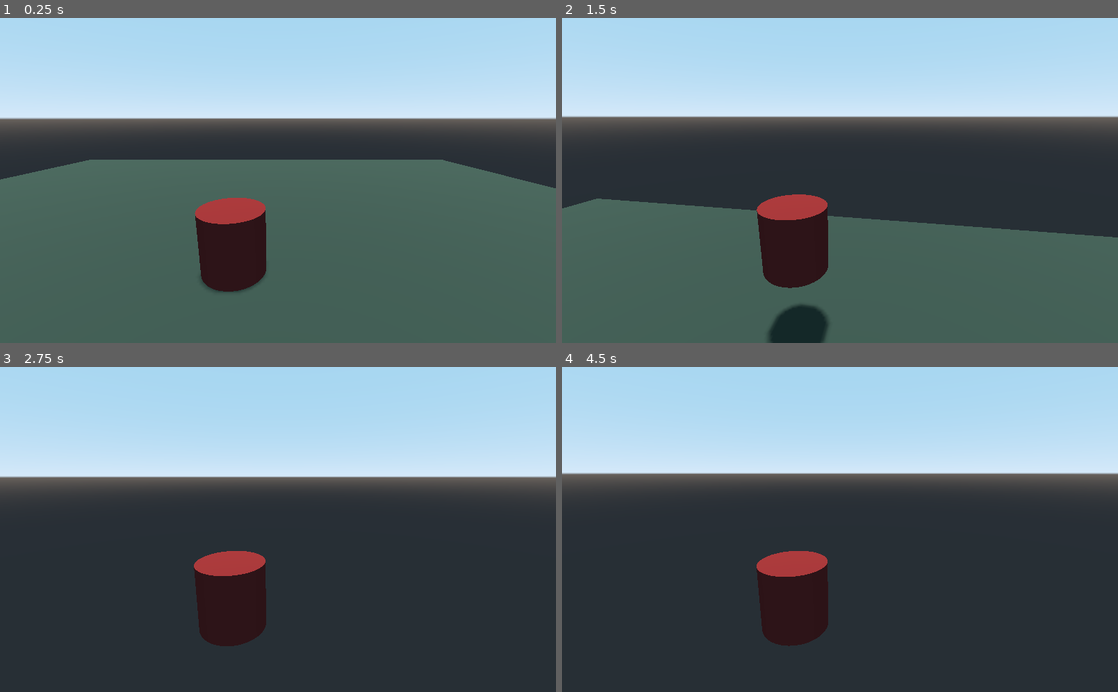
Above: before the commit, frames 1-4 (two rows, left to right).
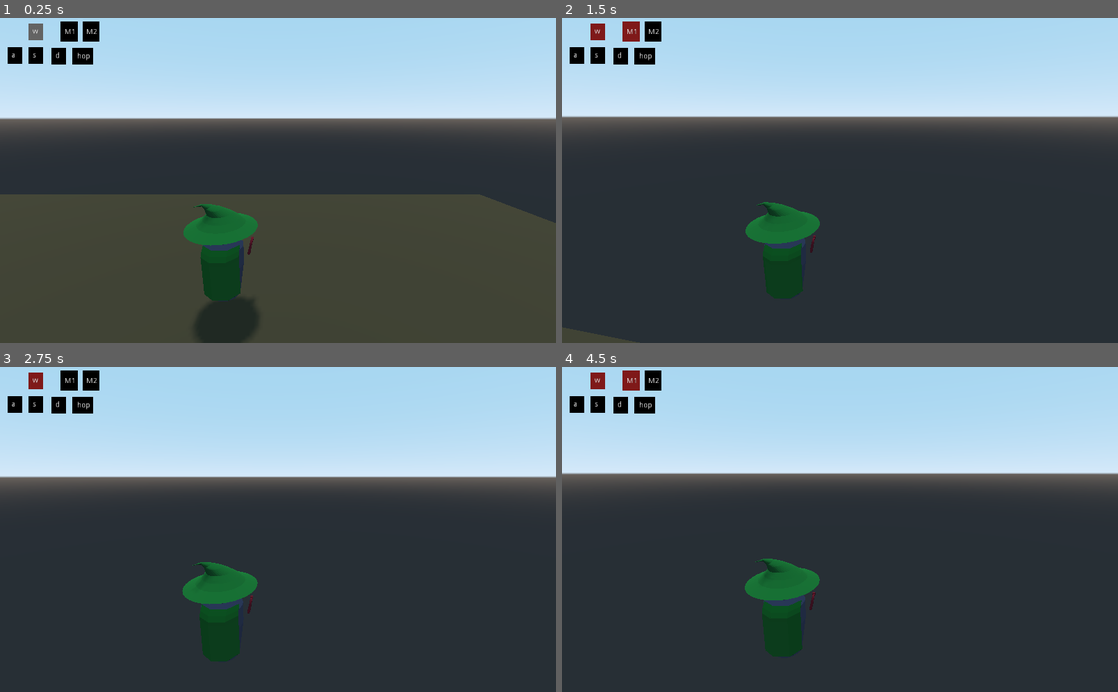
Above: after the commit, the same moments.

Repository: Valkuma/3DMagic
Game: Godot game, scene res://Scenes/default.tscn
Two runs of this game, one before a commit and one after it. Both use one fixed random seed, a clock stepped at 60 frames per second and the inputs below.
Inputs (mouse positions are in pixels of both pictures, inside the frame that each line leads up to):
- Up to frame 1 (0.25 s): no input
- Up to frame 2 (1.5 s): tap Enter at 0.5 s; move the mouse to (867, 180) at 0.52 s; hold W (move_forward) from 0.53 s (still down); tap Space (jump) at 0.6, 0.77, 1.07, 1.35 s; click (867, 180) at 0.67 s; move the mouse to (812, 180) at 1.27 s; click (812, 180) at 1.42 s
- Up to frame 3 (2.75 s): keep holding W (move_forward); tap Space (jump) at 1.52, 1.82, 2.1 s; move the mouse to (289, 523) at 2.02 s; click (289, 523) at 2.17 s
- Up to frame 4 (4.5 s): keep holding W (move_forward); move the mouse to (834, 536) at 2.77 s; tap Space (jump) at 2.85, 3.02, 3.32, 3.6, 3.77, 4.07, 4.35 s; click (834, 536) at 2.92 s; move the mouse to (878, 532) at 3.52 s; click (878, 532) at 3.67 s; move the mouse to (795, 526) at 4.27 s; click (795, 526) at 4.42 s

The runs differ from the first frame. In frame 1, 56% of the frame differs, in the area x 0-100%, y 1-100%; in frame 2, 39%; in frame 3, 4.9%; in frame 4, 4.8%.

Commit message:
model work done

Diff:
--- a/Player/Player.gd
+++ b/Player/Player.gd
@@ -8,18 +8,28 @@
 var target_velocity = Vector3.ZERO # A vector that stores the desired velocity of the player based on input
 var acceleration = 4 #how fast to gain units/second
 var jump_count = 0 #tracks current jumps
-var max_jumps = 1 #max number of jumps
+var max_jumps = 2 #max number of jumps
 var air_jump_scale = 0.8 # strength of second+ jumps
 var sensitivity = 0.2 #camera move sensitivity
 var min_pitch = -25 #camera pitch max (up)
 var max_pitch = 25 #camera pitch min (down)
 var pitch = 15 #default cam pitch
 
+#OSD INPUTS
+onready var osd_boxes = {
+	KEY_W: $w,
+	KEY_S: $s,
+	KEY_A: $a,
+	KEY_D: $d,
+	KEY_SPACE: $jumpu,
+	BUTTON_LEFT: $m1,
+	BUTTON_RIGHT: $m2,
+}
+
 onready var camera = $Camera # A reference to the Camera node child of Player
 onready var animation_player = $AnimationPlayer # A reference to the AnimationPlayer node child of Player
 onready var animation_tree = $AnimationTree
 onready var state_machine = $AnimationTree.get("parameters/playback")
-
 
 func _ready():
 	state_machine.start("")
@@ -35,6 +45,19 @@
 		pitch += motion.y * sensitivity
 		pitch = clamp(pitch, min_pitch, max_pitch)
 		camera.rotation.x = deg2rad(-pitch)
+	#OSD INPUT
+	if event is InputEventKey:
+		var key = event.scancode
+		if key in osd_boxes:
+			var box = osd_boxes[key]
+
+			box.color = (Color(.5, .1, .1) if event.pressed else Color(0, 0, 0))
+	if event is InputEventMouseButton:
+		var key = event.button_index
+		if key in osd_boxes:
+			var box = osd_boxes[key]
+
+			box.color = (Color(.5, .1, .1) if event.pressed else Color(0, 0, 0))
 pass
 
 
@@ -55,12 +78,11 @@
 	target_velocity = speed * direction
 	velocity = velocity.linear_interpolate(target_velocity, delta * acceleration)
 
-	if not is_on_floor():
-		velocity.y += gravity * delta
+	#if not is_on_floor():
+	velocity.y += gravity * delta
 	velocity = move_and_slide(velocity, Vector3.UP)
 
 #JUMPING LOGIC
-# We check if we are on floor using KinematicBody's built-in method.
 	if is_on_floor():
 		jump_count = 0
 		if Input.is_action_just_pressed("jump"):
@@ -70,11 +92,13 @@
 			jump_count += 1
 			velocity.y += air_jump_scale * jump_force
 
+
+	#ANIMATIONS
 	if direction.length() == 0:
 		state_machine.travel("Idle")
-		#animation_tree["parameters/state/current"] = 1
+	elif not is_on_floor():
+		state_machine.travel("Idle")
 	else:
 		state_machine.travel("Walk")
 		#$AnimationPlayer.playback_speed = direction.length() * speed * 20
-		#animation_tree["parameters/state/current"] = 0
 	pass
--- a/Player/Player.tscn
+++ b/Player/Player.tscn
@@ -1,6 +1,7 @@
-[gd_scene load_steps=18 format=2]
+[gd_scene load_steps=17 format=2]
 
 [ext_resource path="res://Player/Player.gd" type="Script" id=1]
+[ext_resource path="res://Player/WizardScene.tscn" type="PackedScene" id=2]
 
 [sub_resource type="Animation" id=2]
 resource_name = "Idle"
@@ -12,7 +13,7 @@
 length = 0.5
 loop = true
 tracks/0/type = "value"
-tracks/0/path = NodePath("Mesh:translation")
+tracks/0/path = NodePath("wizard:translation")
 tracks/0/interp = 1
 tracks/0/loop_wrap = true
 tracks/0/imported = false
@@ -21,7 +22,7 @@
 "times": PoolRealArray( 0, 0.2, 0.5 ),
 "transitions": PoolRealArray( 1, 1, 1 ),
 "update": 0,
-"values": [ Vector3( 0, 0, 0 ), Vector3( 0, 0.2, 0 ), Vector3( 0, 0, 0 ) ]
+"values": [ Vector3( 0, 1, 0 ), Vector3( 0, 1.2, 0 ), Vector3( 0, 1, 0 ) ]
 }
 
 [sub_resource type="AnimationNodeBlendSpace2D" id=13]
@@ -65,13 +66,8 @@
 
 [sub_resource type="AnimationNodeStateMachinePlayback" id=12]
 
-[sub_resource type="SpatialMaterial" id=23]
-albedo_color = Color( 0.356863, 0.0509804, 0.0509804, 1 )
-
-[sub_resource type="CylinderMesh" id=24]
-material = SubResource( 23 )
-
 [sub_resource type="CylinderShape" id=25]
+height = 2.1
 
 [node name="PlayerScene" type="Spatial"]
 
@@ -80,7 +76,7 @@
 script = ExtResource( 1 )
 
 [node name="Camera" type="Camera" parent="Player"]
-transform = Transform( -1, -2.26267e-08, 8.44439e-08, 0, 0.965926, 0.258819, -8.74228e-08, 0.258819, -0.965926, -1.36057, 3.55118, -6.31459 )
+transform = Transform( -1, -2.26267e-08, 8.44439e-08, 0, 0.965926, 0.258819, -8.74228e-08, 0.258819, -0.965926, -1.36057, 3.44647, -5.14215 )
 
 [node name="AnimationPlayer" type="AnimationPlayer" parent="Player"]
 anims/Idle = SubResource( 2 )
@@ -94,8 +90,107 @@
 parameters/BlendSpace2D/blend_position = Vector2( 0, 0 )
 parameters/Walk/TimeScale/scale = 1.0
 
-[node name="Mesh" type="MeshInstance" parent="Player"]
-mesh = SubResource( 24 )
+[node name="Collision" type="CollisionShape" parent="Player"]
+transform = Transform( 0.5, 0, 0, 0, 1, 0, 0, 0, 0.5, 0, 0.1, 0 )
+shape = SubResource( 25 )
 
-[node name="Collision" type="CollisionShape" parent="Player"]
-shape = SubResource( 25 )
+[node name="wizard" parent="Player" instance=ExtResource( 2 )]
+transform = Transform( -2.18557e-08, 0, 0.5, 0, 0.5, 0, -0.5, 0, -2.18557e-08, 0, 1, 0 )
+
+[node name="w" type="ColorRect" parent="Player"]
+margin_left = 53.0
+margin_top = 10.0
+margin_right = 80.0
+margin_bottom = 41.0
+color = Color( 0.392157, 0.392157, 0.392157, 1 )
+
+[node name="RichTextLabel" type="RichTextLabel" parent="Player/w"]
+margin_left = 7.0
+margin_top = 8.0
+margin_right = 87.0
+margin_bottom = 73.0
+text = "w"
+
+[node name="s" type="ColorRect" parent="Player"]
+margin_left = 53.0
+margin_top = 54.0
+margin_right = 80.0
+margin_bottom = 85.0
+color = Color( 0, 0, 0, 1 )
+
+[node name="RichTextLabel" type="RichTextLabel" parent="Player/s"]
+margin_left = 7.0
+margin_top = 8.0
+margin_right = 87.0
+margin_bottom = 73.0
+text = "s"
+
+[node name="a" type="ColorRect" parent="Player"]
+margin_left = 14.0
+margin_top = 54.0
+margin_right = 41.0
+margin_bottom = 85.0
+color = Color( 0, 0, 0, 1 )
+
+[node name="RichTextLabel" type="RichTextLabel" parent="Player/a"]
+margin_left = 7.0
+margin_top = 8.0
+margin_right = 87.0
+margin_bottom = 73.0
+text = "a"
+
+[node name="d" type="ColorRect" parent="Player"]
+margin_left = 95.0
+margin_top = 55.0
+margin_right = 122.0
+margin_bottom = 86.0
+color = Color( 0, 0, 0, 1 )
+
+[node name="RichTextLabel" type="RichTextLabel" parent="Player/d"]
+margin_left = 7.0
+margin_top = 8.0
+margin_right = 87.0
+margin_bottom = 73.0
+text = "d"
+
+[node name="jumpu" type="ColorRect" parent="Player"]
+margin_left = 133.0
+margin_top = 55.0
+margin_right = 172.0
+margin_bottom = 86.0
+color = Color( 0, 0, 0, 1 )
+
+[node name="RichTextLabel" type="RichTextLabel" parent="Player/jumpu"]
+margin_left = 9.0
+margin_top = 9.0
+margin_right = 53.0
+margin_bottom = 74.0
+text = "hop"
+
+[node name="m1" type="ColorRect" parent="Player"]
+margin_left = 112.0
+margin_top = 6.0
+margin_right = 143.0
+margin_bottom = 44.0
+color = Color( 0, 0, 0, 1 )
+
+[node name="RichTextLabel" type="RichTextLabel" parent="Player/m1"]
+margin_left = 7.0
+margin_top = 13.0
+margin_right = 29.0
+margin_bottom = 35.0
+text = "M1"
+
+[node name="m2" type="ColorRect" parent="Player"]
+margin_left = 152.0
+margin_top = 6.0
+margin_right = 183.0
+margin_bottom = 44.0
+color = Color( 0, 0, 0, 1 )
+
+[node name="RichTextLabel" type="RichTextLabel" parent="Player/m2"]
+margin_left = 7.0
+margin_top = 13.0
+margin_right = 29.0
+margin_bottom = 35.0
+text = "M2"
--- /dev/null
+++ b/Player/WizardScene.tscn
@@ -0,0 +1,30 @@
+[gd_scene load_steps=6 format=2]
+
+[ext_resource path="res://Player/Model/wizard.glb" type="PackedScene" id=1]
+
+[sub_resource type="SpatialMaterial" id=1]
+albedo_color = Color( 0.247059, 0.254902, 0.360784, 1 )
+
+[sub_resource type="SpatialMaterial" id=2]
+albedo_color = Color( 0, 0.345098, 0.117647, 1 )
+
+[sub_resource type="SpatialMaterial" id=3]
+albedo_color = Color( 0, 0.372549, 0.0941176, 1 )
+
+[sub_resource type="SpatialMaterial" id=4]
+albedo_color = Color( 0.341176, 0, 0.0862745, 1 )
+
+[node name="wizard" instance=ExtResource( 1 )]
+
+[node name="Wizard" parent="." index="0"]
+material/0 = SubResource( 1 )
+
+[node name="Hat" parent="." index="1"]
+transform = Transform( 0.67349, 0, -0.739196, 0, 1, 0, 0.739196, 0, 0.67349, 0, 0, 0 )
+material/0 = SubResource( 2 )
+
+[node name="Cape" parent="." index="2"]
+material/0 = SubResource( 3 )
+
+[node name="Wand" parent="." index="3"]
+material/0 = SubResource( 4 )
--- a/Scenes/default.tscn
+++ b/Scenes/default.tscn
@@ -5,7 +5,7 @@
 [sub_resource type="CubeMesh" id=8]
 
 [sub_resource type="SpatialMaterial" id=4]
-albedo_color = Color( 0.101961, 0.172549, 0.141176, 1 )
+albedo_color = Color( 0.192157, 0.180392, 0.113725, 1 )
 
 [sub_resource type="BoxShape" id=7]
 
@@ -21,7 +21,6 @@
 [node name="StaticBody" type="StaticBody" parent="MeshInstance"]
 
 [node name="CollisionShape" type="CollisionShape" parent="MeshInstance/StaticBody"]
-transform = Transform( 1, 0, 0, 0, 1, 0, 0, 0, 1, 0, 0, 0 )
 shape = SubResource( 7 )
 
 [node name="NavigationMeshInstance" type="NavigationMeshInstance" parent="MeshInstance/StaticBody"]
@@ -34,8 +33,7 @@
 
 [node name="DirectionalLight" type="DirectionalLight" parent="."]
 transform = Transform( 1, 0, 0, 0, 0.0290556, 0.999578, 0, -0.999578, 0.0290556, 0, 12.4133, 0.118187 )
-light_energy = 3.055
 shadow_enabled = true
 
-[node name="Spatial" parent="." instance=ExtResource( 1 )]
-transform = Transform( 1, 0, 0, 0, 1, 0, 0, 0, 1, 0, 2.23081, 0 )
+[node name="PlayerScene" parent="." instance=ExtResource( 1 )]
+transform = Transform( 1, 0, 0, 0, 1, 0, 0, 0, 1, -4.28908, 3.70833, 9.49049 )
--- /dev/null
+++ b/Scenes/menu.tscn
@@ -0,0 +1,9 @@
+[gd_scene format=2]
+
+[node name="Node2D" type="Node2D"]
+
+[node name="Control" type="Control" parent="."]
+margin_right = 40.0
+margin_bottom = 40.0
+
+[node name="CanvasLayer" type="CanvasLayer" parent="."]
Binary file added: Player/Model/wizard-no-wand.glb
Not shown, added: Player/Model/wizard-no-wand.glb.import
Binary file added: Player/Model/wizard.glb
Not shown, added: Player/Model/wizard.glb.import
Not shown, added: .gitignore
Not shown, added: Player/Model/wizard.blend
Not shown, added: Player/Model/wizard.blend1
